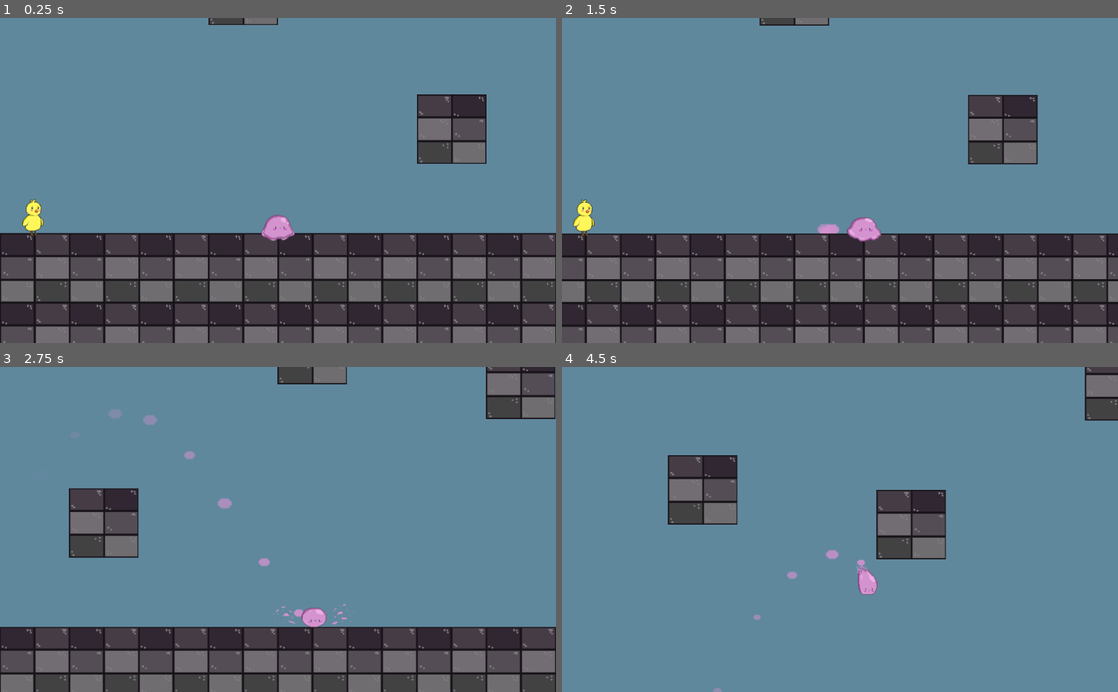
Above: before the commit, frames 1-4 (two rows, left to right).
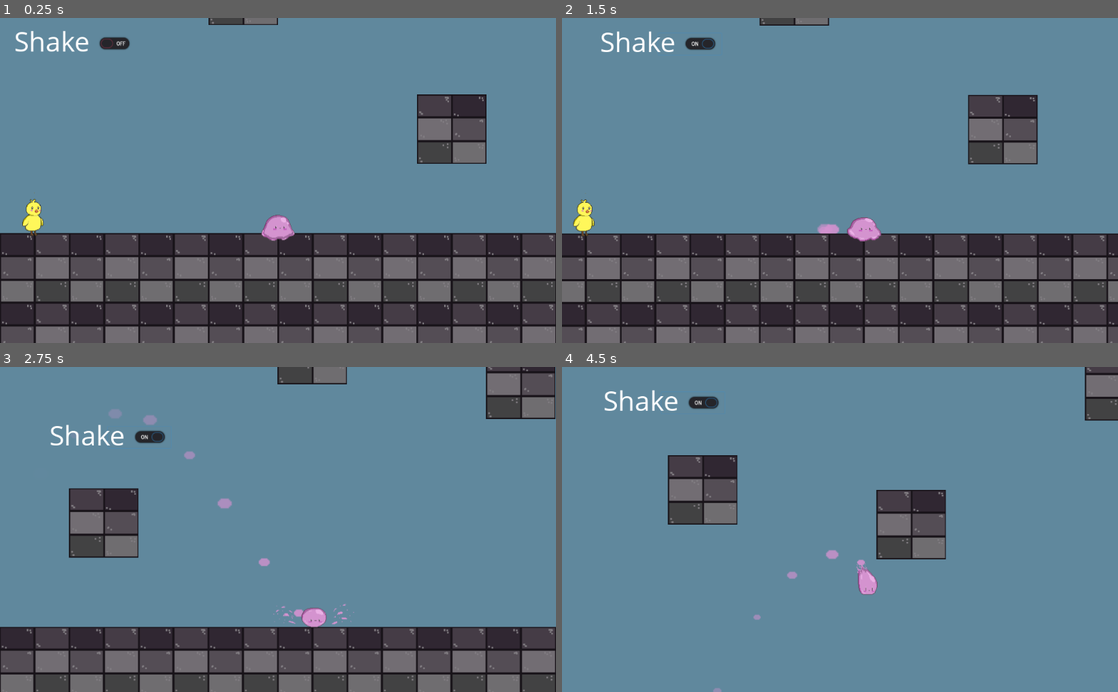
Above: after the commit, the same moments.

Repository: reginauwu/Prototype2GameFeel
Game: Godot game, scene res://reginaSceneTesting.tscn
Same seed, same stepped clock (60 frames per second), same inputs: the game is played once before the commit and once after it.
Inputs (mouse positions are in pixels of both pictures, inside the frame that each line leads up to):
- Up to frame 1 (0.25 s): no input
- Up to frame 2 (1.5 s): click (667, 44) at 0.5 s, where only the run after the commit has a clickable "Shake"; hold D (right) from 1.28 s (still down)
- Up to frame 3 (2.75 s): keep holding D (right); tap W (jump) at 1.52, 2.27 s
- Up to frame 4 (4.5 s): release D (right) at 2.78 s; hold A (left) 2.78-3.53 s; hold D (right) from 3.53 s (still down); tap W (jump) at 3.77 s

The runs differ from the first frame. In frame 1, 0.5% of the frame differs, in the area x 2-24%, y 3-11%; in frame 2, 0.5%; in frame 3, 0.5%; in frame 4, 0.5%.

Commit message:
Shake Toggle

Diff:
--- a/Player.gd
+++ b/Player.gd
@@ -111,7 +111,8 @@
 	motion = move_and_slide(motion, up)
 	for i in get_slide_count():
 		var collision = get_slide_collision(i)
-		print("I collided with ", collision.collider.name)
+		if(Global.shake_button_toggle) and collision.collider.name == "Enemy":
+			Global.camera.shake(0.25,5)
 
 #func sprintTime():
 #	yield(get_tree().create_timer(0.1), "timeout")
@@ -121,10 +122,6 @@
 #	doubleTapL = false
 #	doubleTapR = false
 
-func _on_Button_pressed():
-	if(Global.shake_button_toggle):
-		Global.camera.shake(1,4)
-
 # Shake Toggle
 func _on_CheckButton_toggled(button_pressed):
 	if(button_pressed):
--- a/reginaSceneTesting.tscn
+++ b/reginaSceneTesting.tscn
@@ -198,32 +198,25 @@
 position = Vector2( 0, 40 )
 shape = SubResource( 8 )
 
-[node name="Button" type="Button" parent="Player"]
-margin_left = -1050.0
-margin_top = -846.0
-margin_right = -897.0
-margin_bottom = -764.0
-text = "Shake"
-
-[node name="CheckButton" type="CheckButton" parent="Player"]
-margin_left = -942.0
-margin_top = -717.0
-margin_right = -825.0
-margin_bottom = -677.0
-
-[node name="ShakeLabel" type="RichTextLabel" parent="Player/CheckButton"]
+[node name="Camera2D" type="Camera2D" parent="Player"]
+position = Vector2( 0, -40 )
+current = true
+smoothing_enabled = true
+script = ExtResource( 4 )
+
+[node name="CheckButton" type="CheckButton" parent="Player/Camera2D"]
+margin_left = -379.0
+margin_top = -272.0
+margin_right = -262.0
+margin_bottom = -232.0
+
+[node name="ShakeLabel" type="RichTextLabel" parent="Player/Camera2D/CheckButton"]
 margin_left = -107.0
 margin_top = -19.0
 margin_right = 42.0
 margin_bottom = 53.0
 custom_fonts/normal_font = SubResource( 7 )
 text = "Shake"
-
-[node name="Camera2D" type="Camera2D" parent="Player"]
-position = Vector2( 0, -40 )
-current = true
-smoothing_enabled = true
-script = ExtResource( 4 )
 
 [node name="Tween" type="Tween" parent="Player/Camera2D"]
 
@@ -292,6 +285,5 @@
 position = Vector2( -386, -32 )
 shape = SubResource( 15 )
 
-[connection signal="pressed" from="Player/Button" to="Player" method="_on_Button_pressed"]
-[connection signal="toggled" from="Player/CheckButton" to="Player" method="_on_CheckButton_toggled"]
+[connection signal="toggled" from="Player/Camera2D/CheckButton" to="Player" method="_on_CheckButton_toggled"]
 [connection signal="timeout" from="Player/Timer" to="Player" method="_on_Timer_timeout"]
